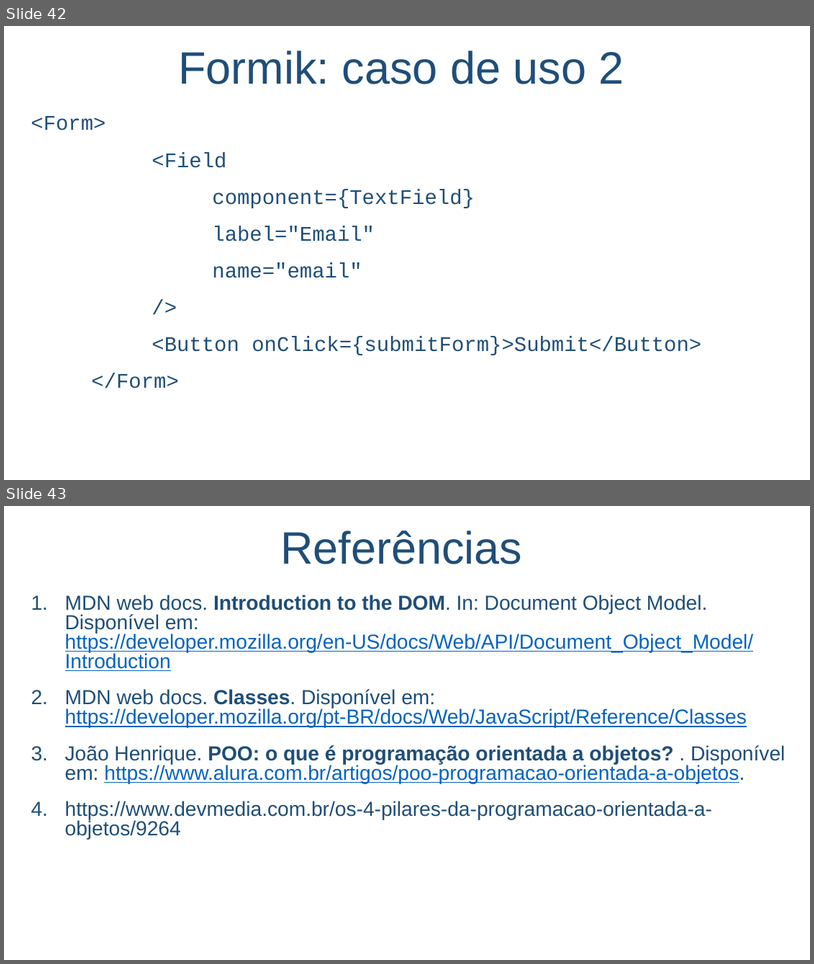
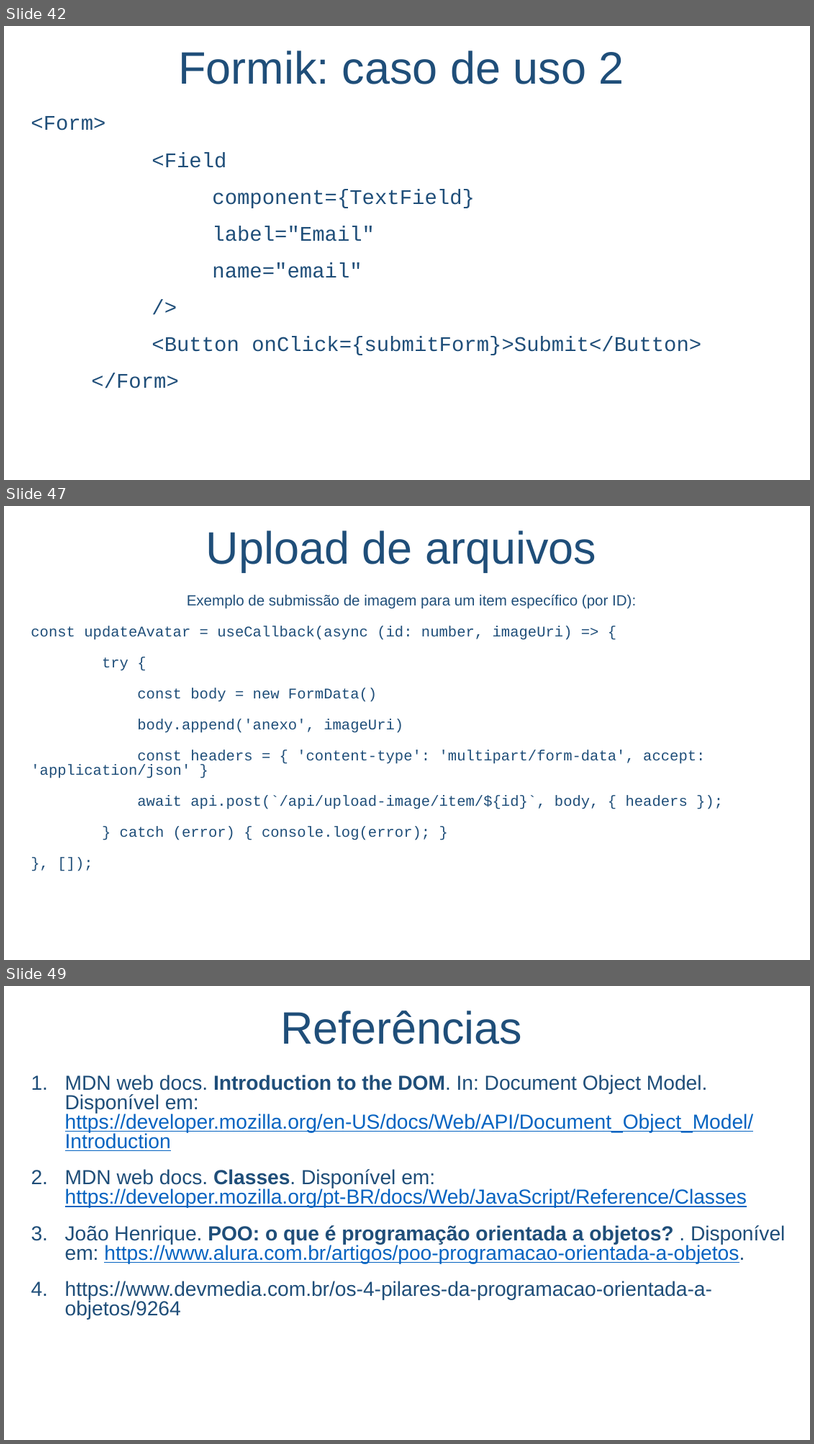
Before and after one commit to salmo-jr/public-slides, a slide deck: React.pptx. Shown one above the other, each under a label of ours: slides 42 and 43 before the commit, slides 42, 47 and 49 after it; the slides between them are not shown. The pictures are 814x964 and 814x1444 pixels, drawn with LibreOffice and Linux fonts; fonts in the diff are those of the drawing; background and template pictures are left out. Boxes give left, top, right and bottom in pixels: in the first picture for what was removed or moved away, otherwise in the second. Text is boxed around its words. In the diff, an @@ line names an element or a change of style, - is before the commit and + after.

```diff
--- a/React.pptx
+++ b/React.pptx
@@ slide 47 added at <box>4,506,810,960</box>, background picture (left out) @@
@@ text added at <box>206,530,597,572</box>, 54 pt, text #1F4E79 @@
+Upload de arquivos
@@ text added at <box>31,595,705,840</box>, 17.6 pt, text #1F4E79 @@
+Exemplo de submissão de imagem para um item específico (por ID):
+const updateAvatar = useCallback(async (id: number, imageUri) => {
+try {
+const body = new FormData()
+body.append('anexo', imageUri)
+const headers = { 'content-type': 'multipart/form-data', accept: 'application/json' }
+await api.post(`/api/upload-image/item/${id}`, body, { headers });
+} catch (error) { console.log(error); }
+}, []);
@@ what was slide 43 is now slide 49 @@
```
Also in this commit, not shown: 5 other slides added, 1 other file.
